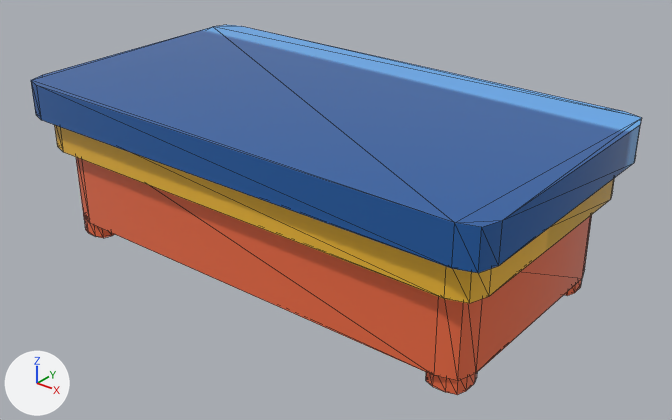
A saved change to the FBX model Assets/Art/Model/Prop/Sofa_Table.fbx.
Before and after are seen from a 50 mm lens placed at (2.23, -2.68, 1.9), pointed at (0.08, 0.0, 0.24). Lighting does not change. The marker at lower left points along +X, +Y and +Z. The picture after the commit comes second. Mesh edges are drawn as thin lines. Where no turn or scale is listed for an object, it has been applied to the vertices.

Objects in the first picture: 'Sofa_Table'.
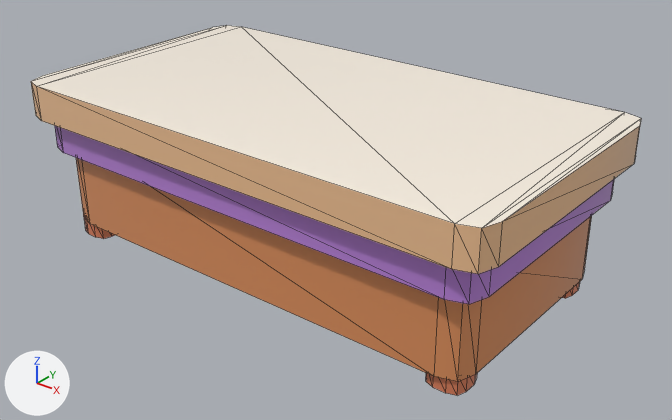
Pixel boxes [x1, y1, x2, y2] of what changed, in the pictures (672 x 420 px):
```json
{"object": "Sofa_Table", "change": "reshaped, moved", "before": [31, 25, 641, 395], "after": [31, 25, 641, 395]}
{"part": 1, "of": "me_mesh", "change": "rebuilt", "before": [564, 279, 582, 296], "after": [562, 282, 580, 298], "on screen": "mostly hidden"}
{"part": 2, "of": "me_mesh", "change": "cut back", "before": [31, 25, 641, 227], "after": [31, 25, 641, 228]}
{"part": 3, "of": "me_mesh", "change": "surface changed", "before": [31, 44, 641, 395], "after": [31, 44, 641, 395], "on screen": "lighter"}
```

Scene script edits in JSON lines:
```json
{"block": "me_mesh", "where": "# used by ob_sofa_table; location = (0.0, 0.0, 0.003)"}
{"op": "remove", "block": "me_mesh", "code": "me_mesh.from_pydata(...)  # 168 vertices, 308 faces; spans x -1.1..1.1, y -0.6..0.6, z 0.0..0.7"}
{"op": "add", "block": "me_mesh", "code": "me_mesh.from_pydata(...)  # 168 vertices, 228 faces; spans x -1.1..1.1, y -0.6..0.6, z 0.0..0.7"}
{"block": "me_mesh", "change": "me_mesh part 1: the loose piece of 24 vertices spanning x 0.83..0.98, y 0.33..0.48, z 0.0..0.08 is rebuilt with 24 vertices and now spans x 0.83..0.98, y 0.31..0.46, z 0.0..0.08"}
{"block": "me_mesh", "change": "me_mesh part 2"}
{"block": "me_mesh", "change": "68 faces are deleted"}
{"block": "me_mesh", "change": "8 new faces join them"}
{"block": "me_mesh", "change": "me_mesh part 3: 152 kept faces spanning x -1.1..1.1, y -0.6..0.6, z 0.0..0.7 get new texture (UV) coordinates"}
{"block": "me_mesh", "change": "other edits to the shape of me_mesh do not show in these pictures"}
{"op": "set", "path": "ob_sofa_table.location", "old": "(0.0, 0.0, 0.003)", "new": "(0.0, 0.0, 0.0)"}
```
